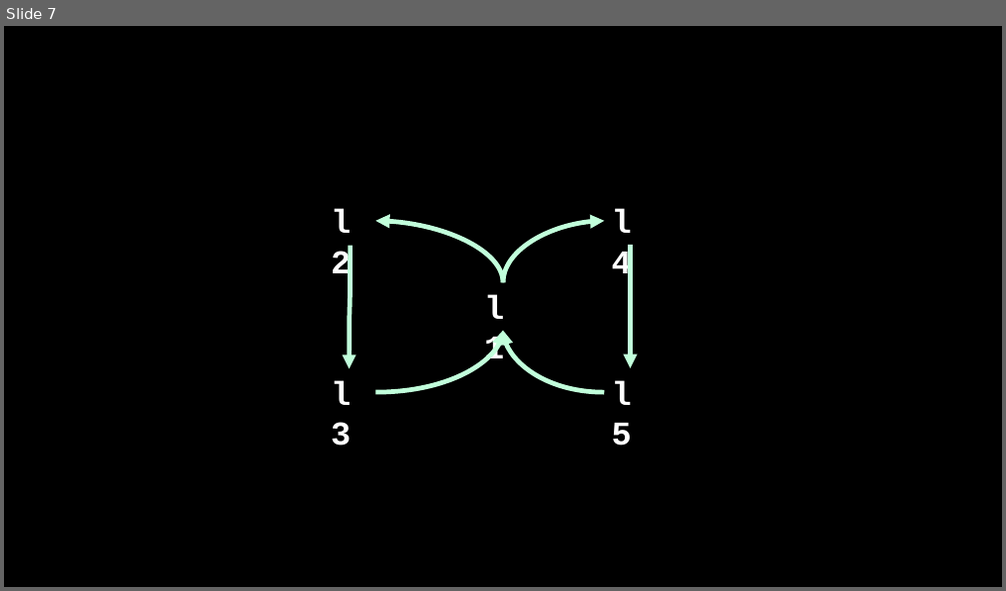
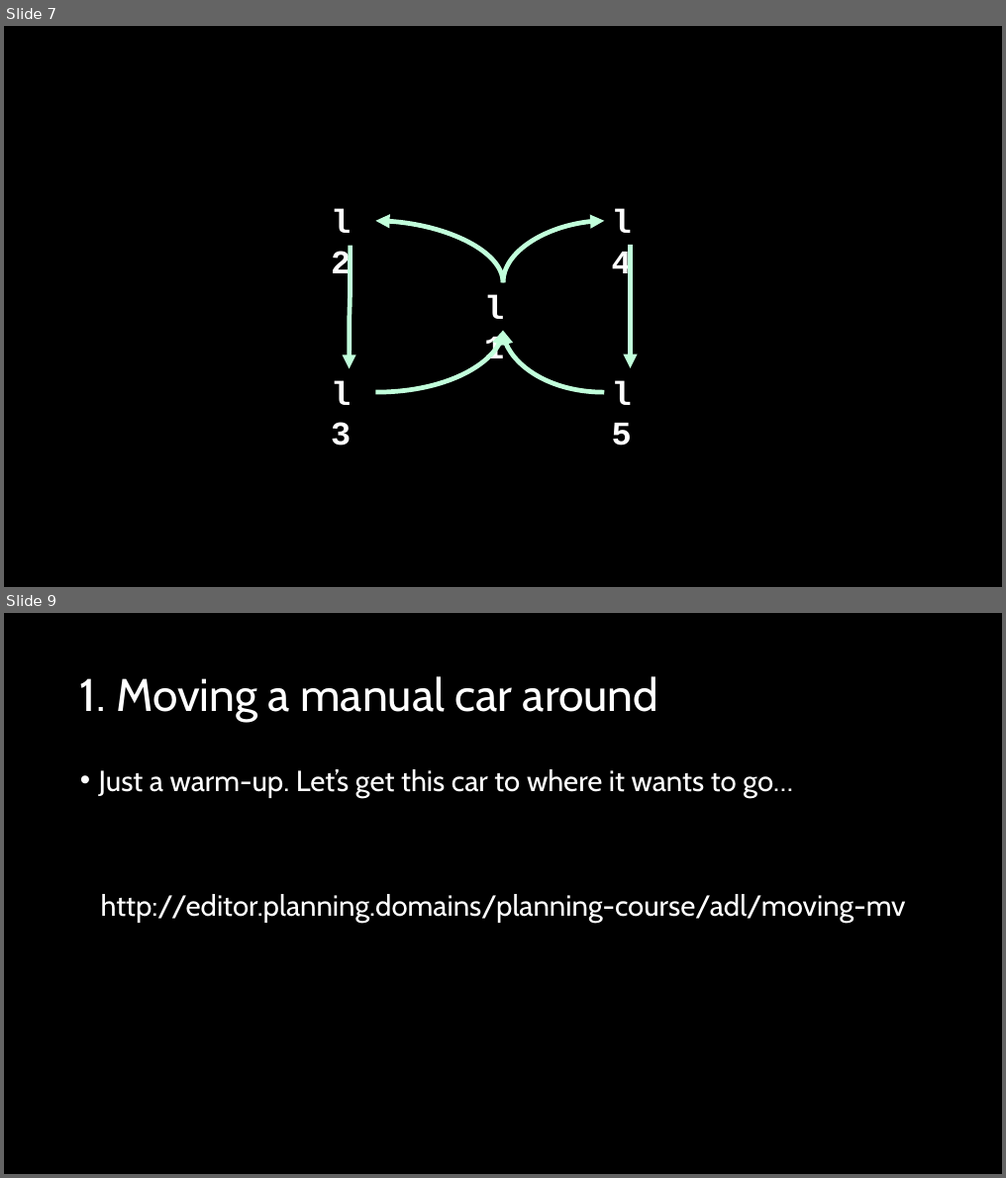
Before and after one commit to AI-Planning/modeling-in-pddl, a slide deck: exercises/cisc-813/adl/slides.pptx. Shown one above the other, each under a label of ours: slide 7 before the commit, slides 7 and 9 after it; the slides between them are not shown. The pictures are 1006x591 and 1006x1178 pixels, drawn with LibreOffice and Linux fonts; fonts in the diff are those of the drawing. Boxes give left, top, right and bottom in pixels: in the first picture for what was removed or moved away, otherwise in the second. Text is boxed around its words. In the diff, an @@ line names an element or a change of style, - is before the commit and + after.

```diff
--- a/exercises/cisc-813/adl/slides.pptx
+++ b/exercises/cisc-813/adl/slides.pptx
@@ slide 9 added at (4, 613, 1002, 1174), background #000000 @@
@@ title added at (80, 676, 658, 722), 44 pt, text #FFFFFF @@
+1. Moving a manual car around
@@ text added at (99, 769, 906, 924), 28 pt, text #FFFFFF @@
+• Just a warm-up. Let’s get this car to where it wants to go…
+http://editor.planning.domains/planning-course/adl/moving-mv
```
Also in this commit, not shown: 1 slide changed, 11 other slides added, 1 slide removed, 10 other files.
